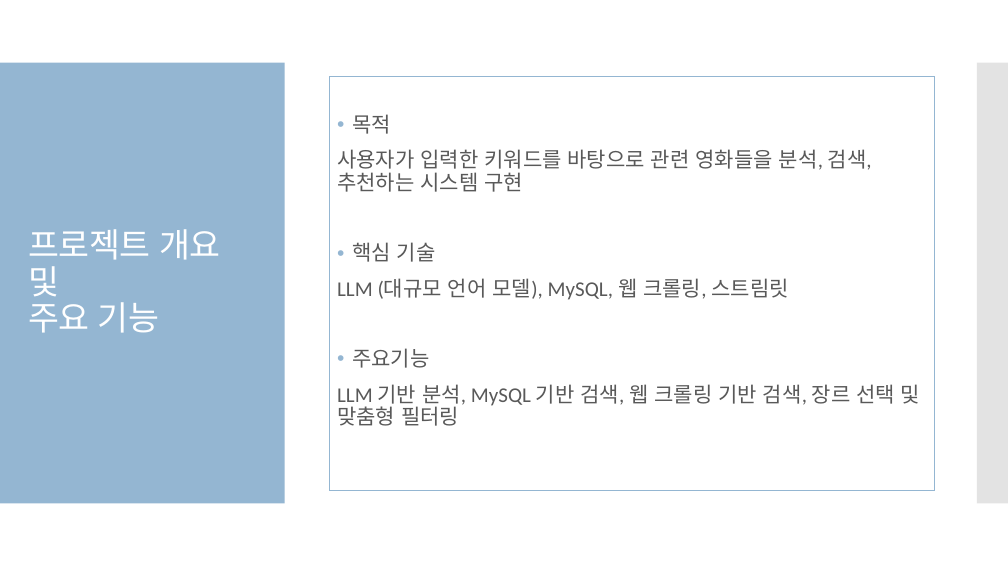
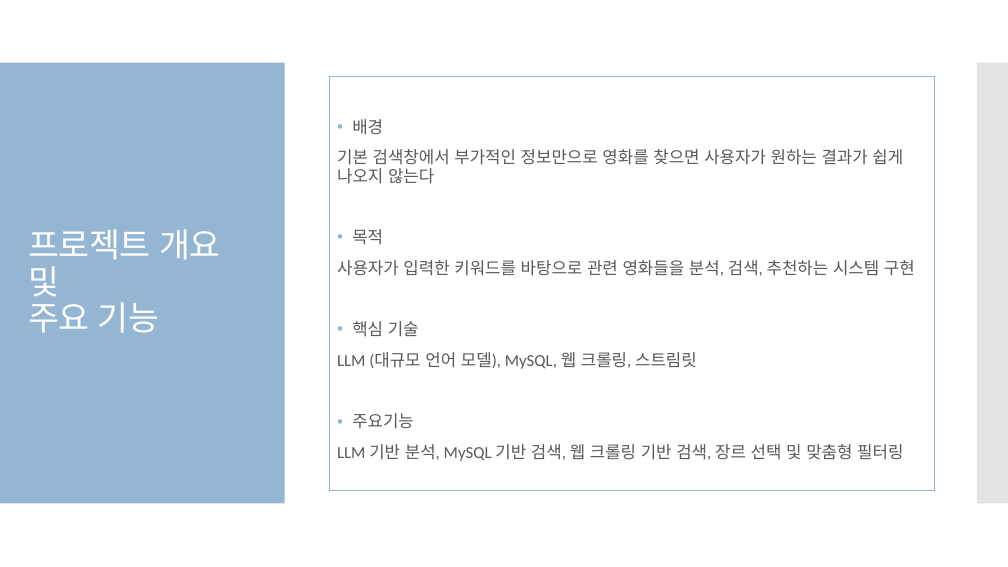
Before and after one commit to business-sixtick/recommend_movie, a slide deck: slide 3 of doc/세종교육_AI프로젝트.pptx. Drawn at 1008x567 pixels with LibreOffice and Linux fonts; fonts in the diff are those of the drawing. Boxes give left, top, right and bottom in pixels: in the first picture for what was removed or moved away, otherwise in the second. Text is boxed around its words. In the diff, an @@ line names an element or a change of style, - is before the commit and + after.

```diff
--- a/doc/세종교육_AI프로젝트.pptx
+++ b/doc/세종교육_AI프로젝트.pptx
@@ text at [337, 119, 903, 184]: paragraphs added @@
+• 배경
+기본 검색창에서 부가적인 정보만으로 영화를 찾으면 사용자가 원하는 결과가 쉽게 나오지 않는다
@@ text at [337, 229, 915, 461]: size 20 to 16 pt in "목적", "사용자가 입력한 키워드를 바탕으로 관련 영화들을 분석, ...", "핵심 기술", "LLM (대규모 언어 모델), MySQL, 웹 크롤링, ..." and 2 more places @@
```
Also in this commit, not shown: 1 other slide changed, 1 slide added, 1 slide removed, 4 other files.
